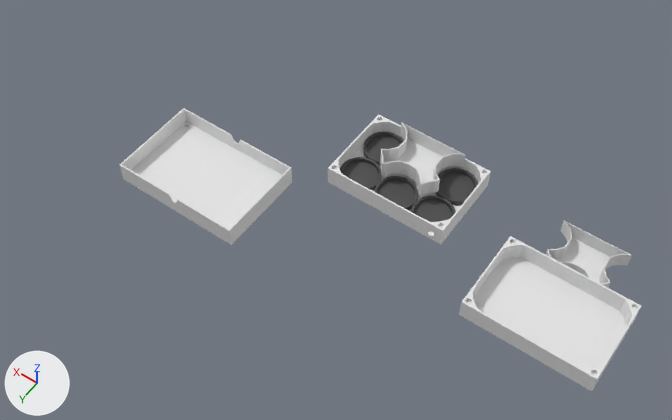
One commit to the Blender file blender/box.blend: the scene before it, then after it.
The view is the same before and after, from a 50 mm lens placed at (-0.268, 0.491, 0.662), pointed at (0.046, 0.05, -0.03). Every picture has the same lights, and +X, +Y and +Z are marked at lower left.

The scene before the commit, as lines of its bpy script (objects in view):
```python
me_boxcover_mesh = bpy.data.meshes.new('boxcover_mesh')
me_boxcover_mesh.from_pydata(...)  # 748 vertices, 1508 faces; spans x 0.0765..0.2025, y 0.0758..0.1618, z 0.0141..0.0343
me_cube_004 = bpy.data.meshes.new('Cube.004')
me_cube_004.from_pydata(...)  # 338 vertices, 334 faces; spans x -7.02..7.02, y -4.0..6.5, z 0.0..3.4
me_cylinder_014 = bpy.data.meshes.new('Cylinder.014')
me_cylinder_014.from_pydata(...)  # 320 vertices, 290 faces; spans x -0.03..0.03, y -0.03..0.03, z -0.0014..0.0042
me_cylinder_014.materials.append(mat_mat_coin_002)  # dark grey #4b4b4b
ob_boxcover_mesh = bpy.data.objects.new('boxcover_mesh', me_boxcover_mesh)
ob_boxcover_mesh.location = (0.0, 0.0, 0.0)
ob_c4_coin_008 = bpy.data.objects.new('c4_coin.008', me_cylinder_014)
ob_c4_coin_008.location = (0.0397, -0.02, -0.0058)
ob_c4_coin_008.scale = (0.667, 0.667, 1.0)
_m = ob_c4_coin_008.modifiers.new('Boolean', 'BOOLEAN')
ob_currency_holder_mesh = bpy.data.objects.new('currency holder_mesh', me_cube_004)
ob_currency_holder_mesh.location = (-0.1663, -0.054, -0.0609)
ob_currency_holder_mesh.scale = (0.005, 0.005, 0.005)
# also in view: 'c4_coin.001' at (0.0, 0.02, -0.004); 'c4_coin.009' at (-0.04, -0.02, -0.004); 'currency holder_orig' at (0.0, -0.014, 0.01); 'box_orig' at (0.0, 0.0, 0.001); 'c4_coin.003' at (0.04, 0.02, -0.004)
```
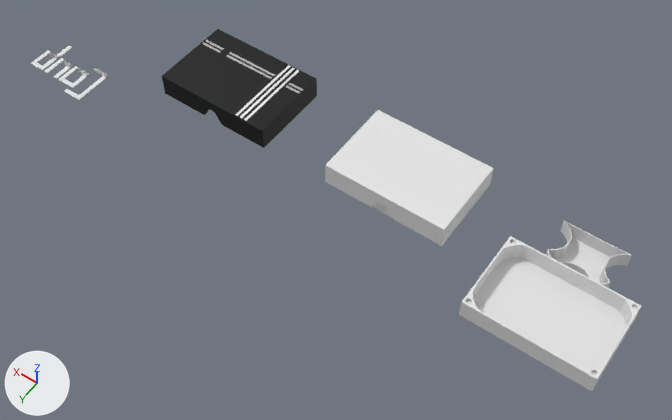
Changed parts and their boxes (x1, y1, x2, y2) in the pictures (672 x 420 px):
```json
{"object": "boxcover_mesh", "change": "deleted", "before": [120, 108, 292, 245]}
{"object": "box_cover_orig", "change": "added", "after": [325, 110, 494, 246]}
{"object": "box_cover_mesh", "change": "added", "after": [162, 29, 317, 148], "on screen": "black"}
{"object": "cover_art", "change": "added", "after": [31, 40, 303, 121]}
{"object": "box_orig", "change": "unchanged, covered by the edit", "before": [328, 114, 491, 244], "after": [373, 203, 391, 217]}
{"object": "currency holder_orig", "change": "unchanged, covered by the edit", "before": [380, 122, 465, 196]}
```

Edits to the scene script, one JSON object a line:
```json
{"op": "add", "block": "mat_material", "code": ["mat_material = principled_material('Material')", "mat_material.base_color = (0.8, 0.8, 0.8)  # white #e7e7e7"]}
{"op": "add", "block": "mat_material_001", "code": ["mat_material_001 = principled_material('Material.001')", "mat_material_001.base_color = (0.0, 0.0, 0.0)  # black #000000"]}
{"op": "add", "block": "me_cube_010", "code": ["me_cube_010 = bpy.data.meshes.new('Cube.010')", "me_cube_010.from_pydata(...)  # 384 vertices, 310 faces; spans x -0.035..0.21, y -0.051..0.105, z -0.017", "me_cube_010.materials.append(mat_material)  # white #e7e7e7"]}
{"op": "add", "block": "me_cube_009", "code": ["me_cube_009 = bpy.data.meshes.new('Cube.009')", "me_cube_009.from_pydata(...)  # 860 vertices, 653 faces; spans x -0.0635..0.0635, y -0.0431..0.0431, z -0.0085..0.0156", "me_cube_009.materials.append(mat_material_001)  # black #000000"]}
{"op": "add", "block": "me_cube_005", "code": ["me_cube_005 = bpy.data.meshes.new('Cube.005')", "me_cube_005.from_pydata(...)  # 191 vertices, 158 faces; spans x -0.0635..0.0, y 0.0..0.0431, z -0.0085..0.0156"]}
{"op": "remove", "block": "ob_boxcover_mesh", "code": ["ob_boxcover_mesh = bpy.data.objects.new('boxcover_mesh', me_boxcover_mesh)", "ob_boxcover_mesh.location = (0.0, 0.0, 0.0)"]}
{"op": "add", "block": "ob_cover_art", "code": ["ob_cover_art = bpy.data.objects.new('cover_art', me_cube_010)", "ob_cover_art.location = (0.1725, 0.0092, 0.0324)"]}
{"op": "add", "block": "ob_box_cover_mesh", "code": ["ob_box_cover_mesh = bpy.data.objects.new('box_cover_mesh', me_cube_009)", "ob_box_cover_mesh.location = (0.2, 0.0, 0.0)", "_m = ob_box_cover_mesh.modifiers.new('Boolean', 'BOOLEAN')", "_m.object = ob_cover_art"]}
{"op": "add", "block": "ob_box_cover_orig", "code": ["ob_box_cover_orig = bpy.data.objects.new('box_cover_orig', me_cube_005)", "ob_box_cover_orig.location = (0.0, 0.0, 0.0001)", "_m = ob_box_cover_orig.modifiers.new('Mirror', 'MIRROR')", "_m.use_axis = (True, True, False)", "_m.use_mirror_merge = False"]}
```
